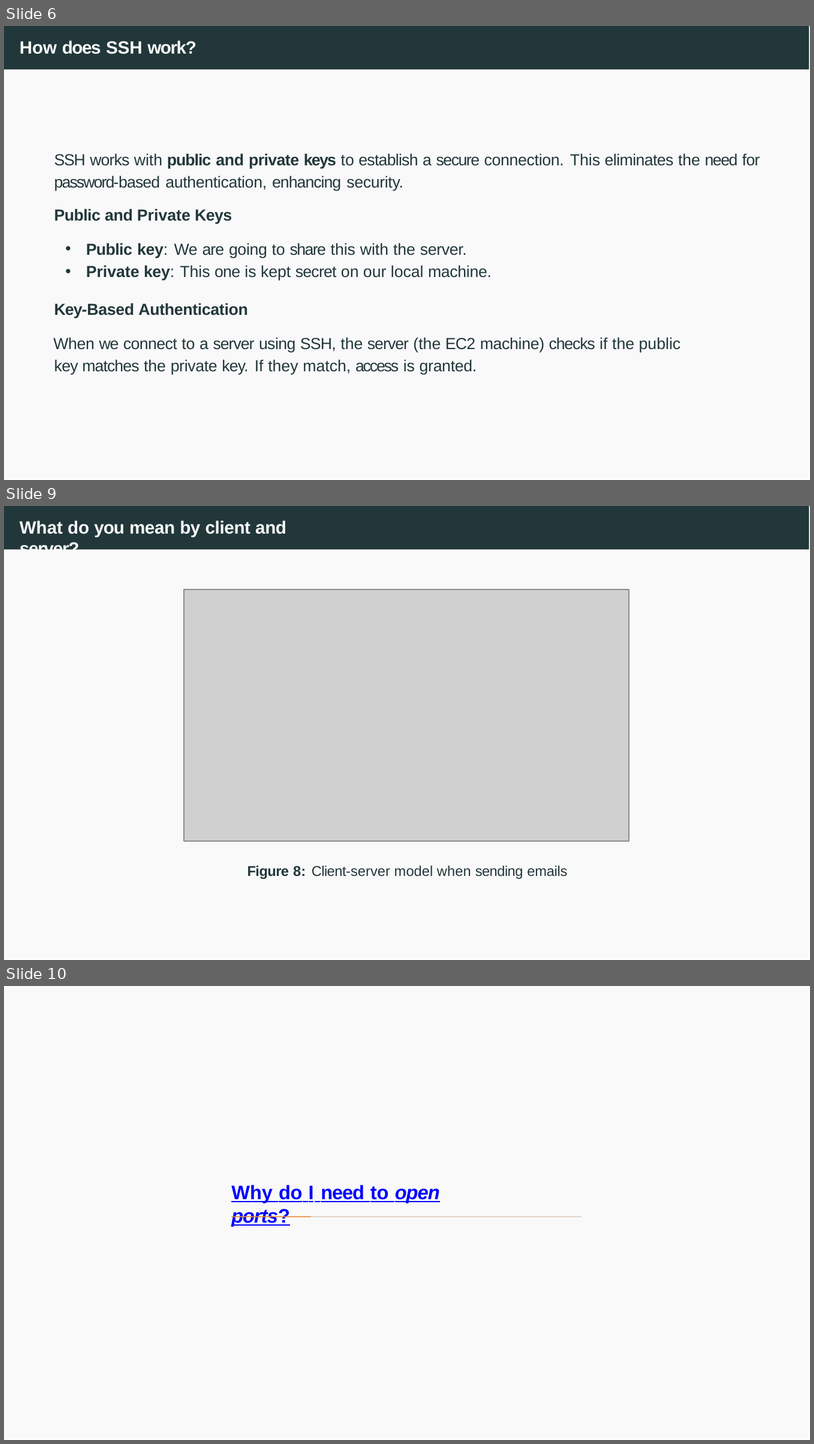
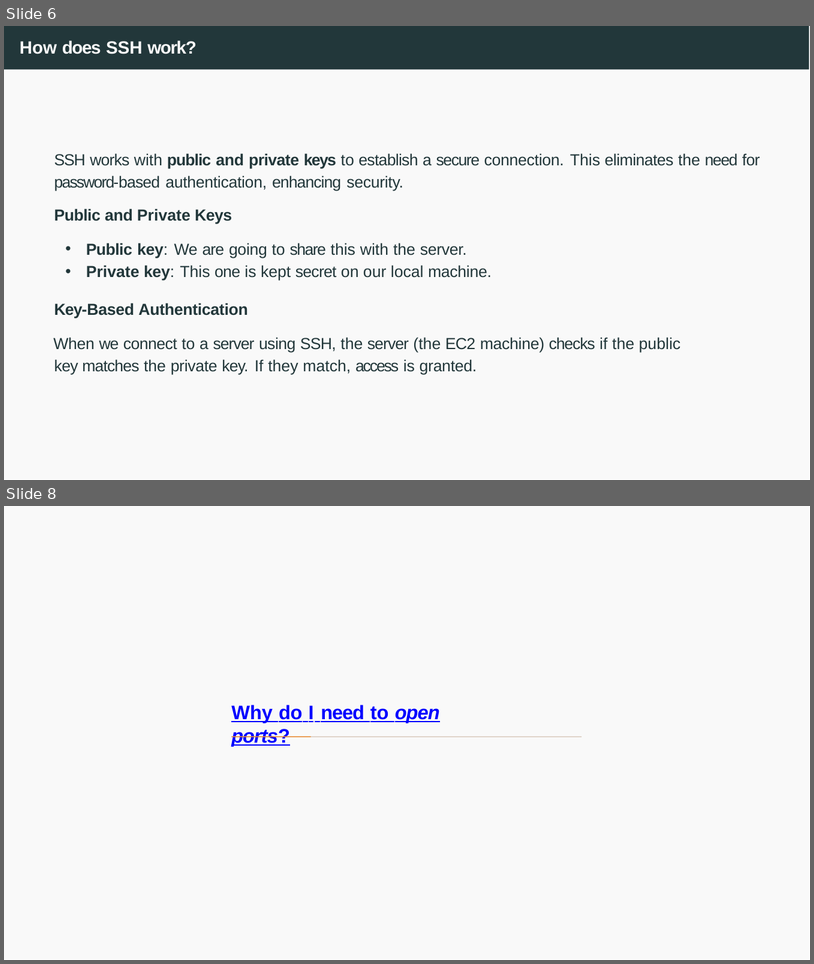
Before and after one commit to joanpaucm/HPDCB, a slide deck: src/slides/Session 3 - Introduction to AWS + EC2-2026.pptx. Shown one above the other, each under a label of ours: slides 6, 9 and 10 before the commit, slides 6 and 8 after it; the slides between them are not shown. The pictures are 814x1444 and 814x964 pixels, drawn with LibreOffice and Linux fonts; fonts in the diff are those of the drawing; grey boxes stand for pictures. Boxes give left, top, right and bottom in pixels: in the first picture for what was removed or moved away, otherwise in the second. Text is boxed around its words. In the diff, an @@ line names an element or a change of style, - is before the commit and + after.

```diff
--- a/src/slides/Session 3 - Introduction to AWS + EC2-2026.pptx
+++ b/src/slides/Session 3 - Introduction to AWS + EC2-2026.pptx
@@ slide 9 removed at (4,506,810,960), background #FFFFFF; not listed: 1 template element that a slide beside it also shows @@
@@ freeform shape removed at (4,506,809,549) @@
@@ text removed at (20,520,287,550) @@
-What do you mean by client and server?
@@ picture removed at (184,589,629,841) @@
@@ text removed at (248,865,567,879) @@
-Figure 8: Client-server model when sending emails
@@ what was slide 10 is now slide 8 @@
```
Also in this commit, not shown: 7 slides changed, 1 other slide removed, 3 other files.
